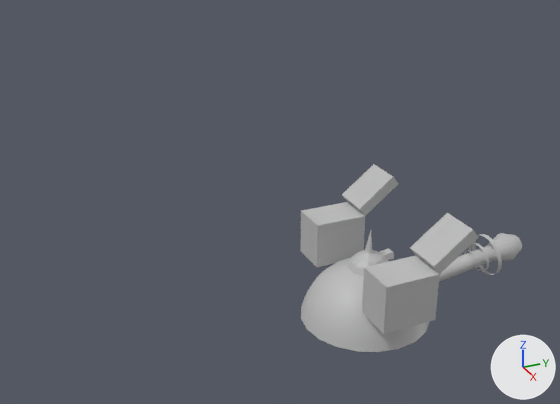
A saved change to the FBX model Assets/Models/Turret.fbx.
The view is the same before and after, from a camera (50 mm lens) standing at (0.1866, -0.1145, 0.139) and looking at (-0.0032, -0.0291, 0.0441). Every picture has the same lights, and +X, +Y and +Z are marked at lower right. Where no turn or scale is listed for an object, it has been applied to the vertices.

In view in the first picture: 'Base', 'Base_Head', 'Gun', 'Missile_Pad', 'Missile_Pad1', 'Ring_1', 'Ring_2', 'Ring_3'.
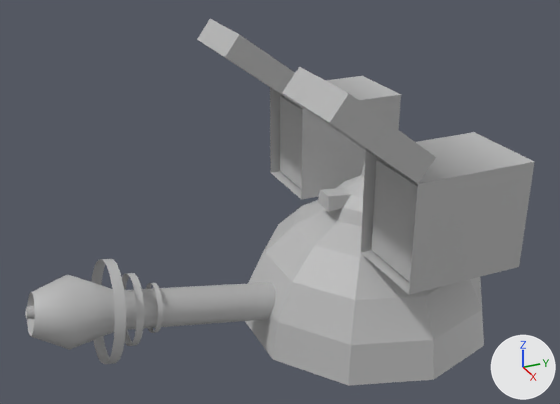
Where the newer file only moved an object's origin or applied its transform, the numbers keep the older frame.

The change, as a diff of the scene's bpy script:
```diff
--- a/Assets/Models/Turret.fbx.py
+++ b/Assets/Models/Turret.fbx.py
@@ me_mesh_007 @@
 me_mesh_007.from_pydata(...)  # 8 vertices, 6 faces; spans x -0.005..0.005, y -0.00707..0.00707, z -0.00682..0.00682
+# me_mesh_007 part 1: the whole mesh is turned 180 degrees about the z axis through its middle and scaled by 2, then moved by (-0.05409, 0.00525, 0.0299)
 me_mesh_007.materials.append(mat_lambert1)
@@ me_mesh_004 @@
 me_mesh_004.from_pydata(...)  # 40 vertices, 20 faces; spans x -0.00366..0.00641, y 0.00364..0.00596, z -0.00488..0.00523
+# me_mesh_004 part 10: the whole mesh is multiplied about its middle by the matrix ((-2.0, 0.0, 0.0), (0.0, -1.998, 0.097), (0.0, 0.097, 1.998)), then moved by (-0.00053, -0.11982, 0.01013)
 me_mesh_004.materials.append(mat_lambert1)
@@ me_mesh_003 @@
 me_mesh_003.from_pydata(...)  # 40 vertices, 20 faces; spans x -0.00213..0.00487, y 0.00076..0.00237, z -0.00376..0.00328
+# me_mesh_003 part 4: the whole mesh is multiplied about its middle by the matrix ((-2.0, 0.0, 0.0), (0.0, -1.998, 0.097), (0.0, 0.097, 1.998)), then moved by (-0.00053, -0.11018, 0.0094)
 me_mesh_003.materials.append(mat_lambert1)
@@ me_mesh_001 @@
-me_mesh_001.from_pydata(...)  # 55 vertices, 54 faces; spans x -0.00719..0.00687, y -0.00669..0.00806, z 0.00135..0.01483
+me_mesh_001.from_pydata(...)  # 55 vertices, 54 faces; spans x -0.01375..0.01438, y -0.01612..0.01338, z 0.00271..0.02967
+# me_mesh_001 part 5: 55 of 55 vertices moved; they spanned x -0.00719..0.00687, y -0.00669..0.00806, z 0.00135..0.01483 and now span x -0.01375..0.01438, y -0.01612..0.01338, z 0.00271..0.02967; mean shift (0.00048, -0.00166, 0.00472); largest move (-0.00201, 0.00806, 0.00321) -> (0.00401, -0.01612, 0.00642)
 me_mesh_001.materials.append(mat_lambert1)
@@ me_mesh_006 @@
 me_mesh_006.from_pydata(...)  # 8 vertices, 6 faces; spans x -0.005..0.005, y -0.00707..0.00707, z -0.00682..0.00682
+# me_mesh_006 part 7: the whole mesh is turned 180 degrees about the z axis through its middle and scaled by 2, then moved by (0.05091, 0.00525, 0.0294)
 me_mesh_006.materials.append(mat_lambert1)
@@ me_mesh_009 @@
 me_mesh_009.from_pydata(...)  # 18 vertices, 10 faces; spans x 0.0363..0.0487, y -0.0108..0.0194, z -0.0077..0.02
+# me_mesh_009 part 6: the whole mesh is turned -180 degrees about the z axis through its middle and scaled by 2, then moved by (-0.0545, -0.0129, 0.0367)
 me_mesh_009.materials.append(mat_lambert1)
@@ me_mesh_008 @@
 me_mesh_008.from_pydata(...)  # 18 vertices, 10 faces; spans x -0.0062..0.0062, y -0.0108..0.0192, z -0.0077..0.0202
+# me_mesh_008 part 8: the whole mesh is turned -180 degrees about the z axis through its middle and scaled by 2, then moved by (0.0517, -0.0126, 0.0363)
 me_mesh_008.materials.append(mat_lambert1)
@@ me_mesh @@
-me_mesh.from_pydata(...)  # 181 vertices, 171 faces; spans x -0.0201..0.0219, y -0.0216..0.0204, z -0.0137..0.0053
+me_mesh.from_pydata(...)  # 51 vertices, 51 faces; spans x -0.04..0.04, y -0.0381..0.0381, z 0.0..0.04
+# me_mesh part 3: the whole mesh is rebuilt
 me_mesh.materials.append(mat_lambert1)
@@ me_mesh_005 @@
 me_mesh_005.from_pydata(...)  # 40 vertices, 20 faces; spans x -0.0058..0.00855, y 0.00639..0.00969, z -0.00662..0.0078
+# me_mesh_005 part 9: the whole mesh is multiplied about its middle by the matrix ((-2.0, 0.0, 0.0), (0.0, -1.998, 0.097), (0.0, 0.097, 1.998)), then moved by (-0.00053, -0.12951, 0.01086)
 me_mesh_005.materials.append(mat_lambert1)
@@ me_mesh_002 @@
 me_mesh_002.from_pydata(...)  # 121 vertices, 121 faces; spans x -0.0052..0.0051, y -0.0004..0.0457, z -0.0026..0.0109
+# me_mesh_002 part 2: the whole mesh is multiplied about its middle by the matrix ((-2.0, 0.0, 0.0), (0.0, -1.998, 0.097), (0.0, 0.097, 1.998)), then moved by (-0.0007, -0.0951, 0.0085)
 me_mesh_002.materials.append(mat_lambert1)
@@ ob_base_head @@
 ob_base_head = bpy.data.objects.new('Base_Head', me_mesh_001)
-ob_base_head.location = (0.0012, 0.0, 0.0166)
+ob_base_head.location = (-0.0009, 0.0, 0.0347)
@@ ob_base @@
 ob_base = bpy.data.objects.new('Base', me_mesh)
-ob_base.location = (0.0, 0.0, 0.0138)
+ob_base.location = (-0.0007, 0.0, 0.0005)
```

What differs and where, as boxes (x1, y1, x2, y2) in the pictures (560 x 404 px):
'Missile_Pad1', mesh turned: before (300, 164, 398, 267); after (282, 67, 534, 295)
'Base', reshaped, moved (85% wider, 97% taller): before (301, 258, 430, 352); after (245, 200, 484, 386)
'Missile_Pad', mesh turned: before (362, 213, 478, 334); after (197, 19, 401, 200)
'Gun', reshaped: before (439, 233, 522, 282); after (25, 275, 276, 350)
'Missile_Holder', mesh turned (not visible before): after (372, 159, 418, 282)
'Base_Head', reshaped, moved: before (347, 230, 394, 276); after (318, 163, 365, 227)
'Ring_3', reshaped (16% wider, 152% taller): before (472, 234, 502, 275); after (91, 259, 126, 364)
'Missile_Holder1', mesh turned (not visible before): after (280, 96, 303, 190)
'Ring_2', reshaped: before (468, 243, 489, 272); after (122, 273, 144, 346)
'Ring_1', reshaped: before (464, 250, 478, 270); after (146, 283, 163, 333)
